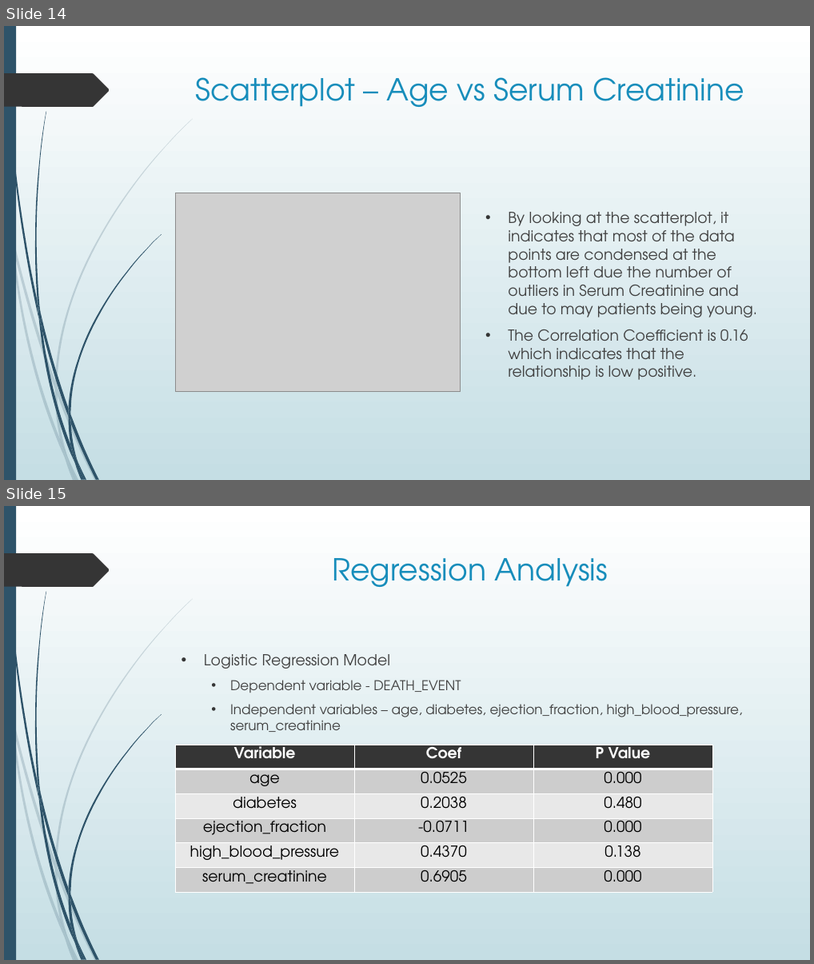
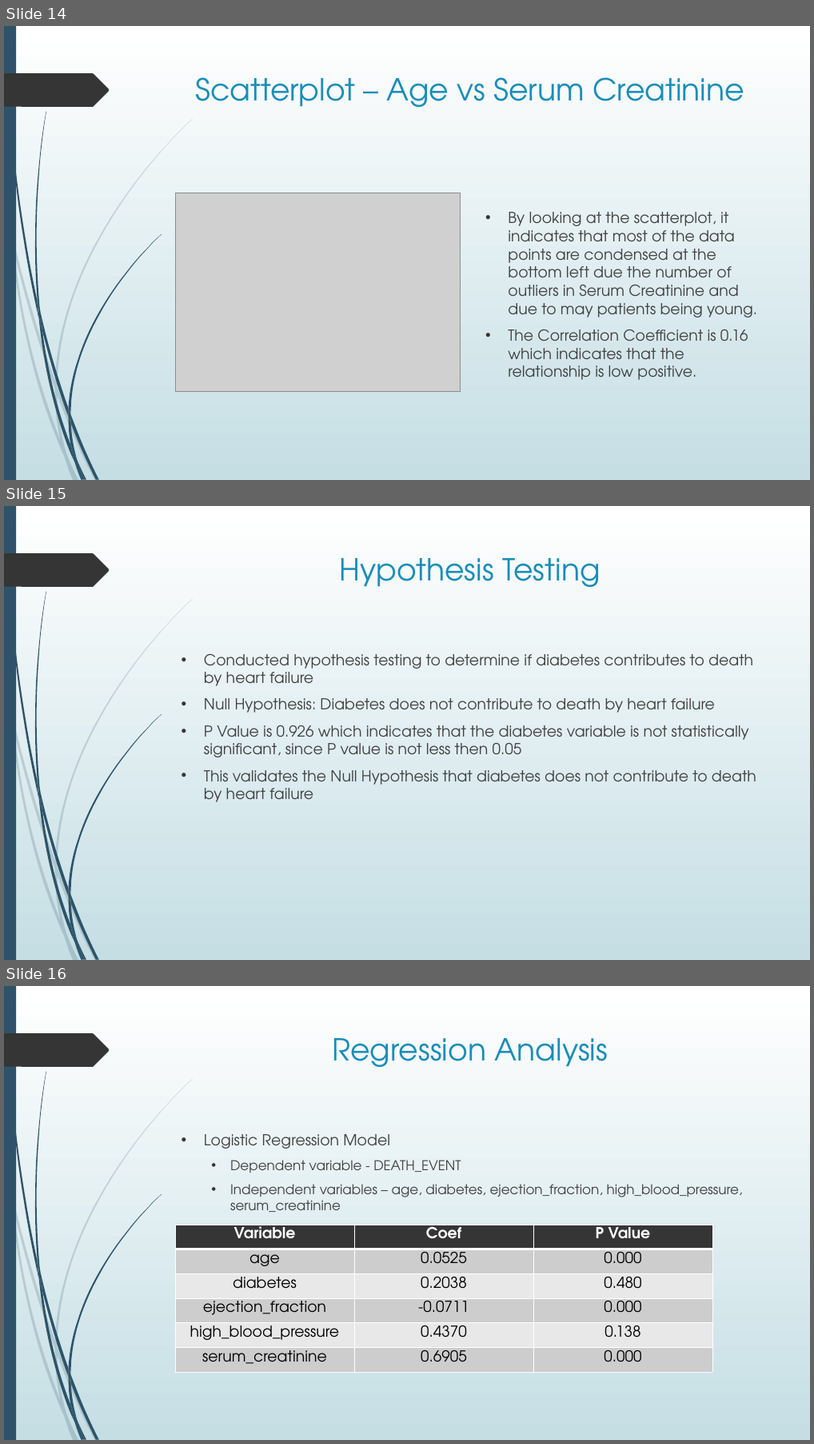
Before and after one commit to ajitkolekar/DSC-530---Final-Project, a slide deck: Heart Failure Prediction - Ajit Kolekar.pptx. Shown one above the other, each under a label of ours: slides 14 and 15 before the commit, slides 14, 15 and 16 after it. The pictures are 814x964 and 814x1444 pixels, drawn with LibreOffice and Linux fonts; fonts in the diff are those of the drawing; grey boxes stand for pictures. Boxes give left, top, right and bottom in pixels: in the first picture for what was removed or moved away, otherwise in the second. Text is boxed around its words. In the diff, an @@ line names an element or a change of style, - is before the commit and + after.

```diff
--- a/Heart Failure Prediction - Ajit Kolekar.pptx
+++ b/Heart Failure Prediction - Ajit Kolekar.pptx
@@ slide 15 added at (x1=4, y1=506, x2=810, y2=960), background gradient #FFFFFF to #C5DEE5; not listed: 24 template elements that a slide beside it also shows @@
@@ title added at (x1=340, y1=558, x2=601, y2=587), 36 pt, text #178DBB @@
+Hypothesis Testing
@@ text added at (x1=204, y1=654, x2=757, y2=802), 18 pt, text #404040 @@
+• Conducted hypothesis testing to determine if diabetes contributes to death by heart failure
+• Null Hypothesis: Diabetes does not contribute to death by heart failure
+• P Value is 0.926 which indicates that the diabetes variable is not statistically significant, since P value is not less then 0.05
+• This validates the Null Hypothesis that diabetes does not contribute to death by heart failure
@@ what was slide 15 is now slide 16 @@
```
